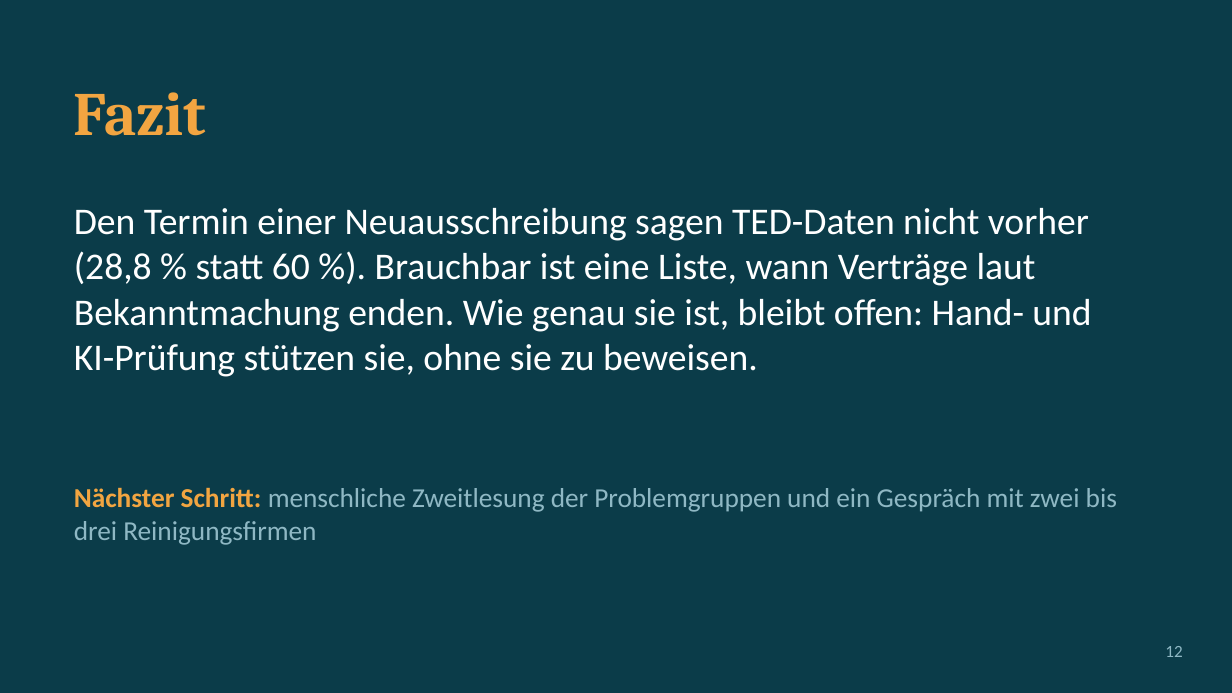
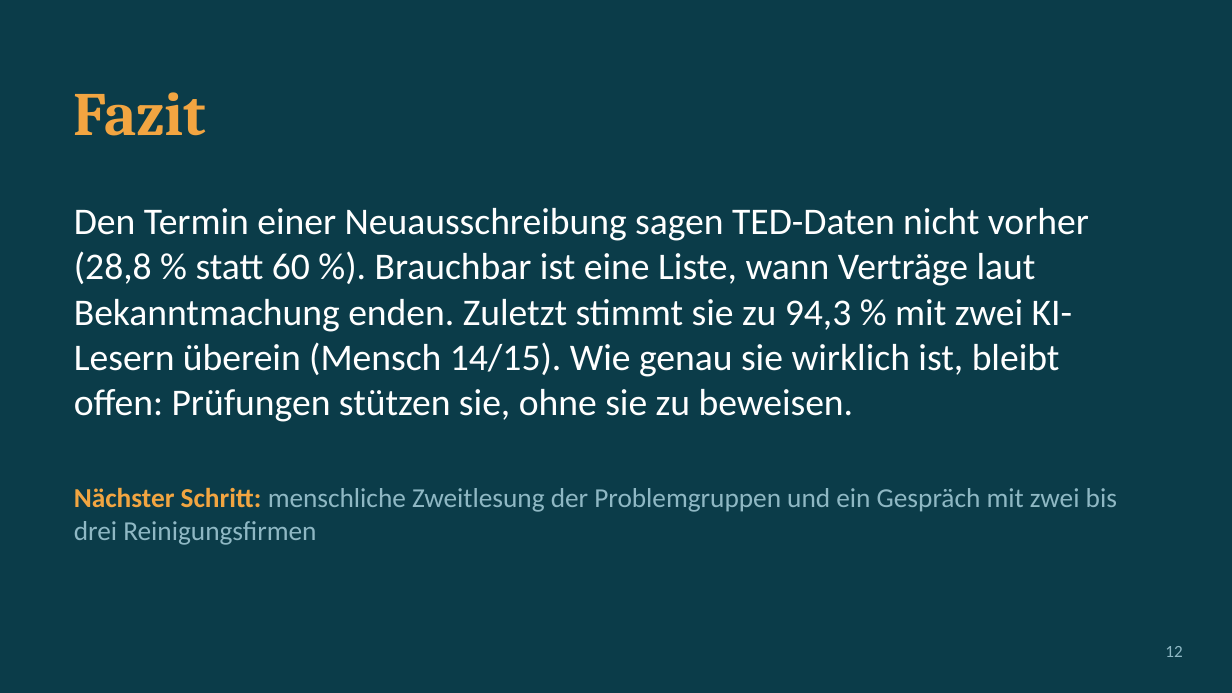
Before and after one commit to ludwigrichthammer9-web/vergabe_radar, a slide deck: slide 12 of docs/vortrag/vortrag_vergabe_radar.pptx. Drawn at 1232x693 pixels with LibreOffice and Linux fonts; fonts in the diff are those of the drawing. Boxes give left, top, right and bottom in pixels: in the first picture for what was removed or moved away, otherwise in the second. Text is boxed around its words. In the diff, an @@ line names an element or a change of style, - is before the commit and + after.

```diff
--- a/docs/vortrag/vortrag_vergabe_radar.pptx
+++ b/docs/vortrag/vortrag_vergabe_radar.pptx
@@ text at (74, 208, 1089, 422): text changed @@
-Den Termin einer Neuausschreibung sagen TED-Daten nicht vorher (28,8 % statt 60 %). Brauchbar ist eine Liste, wann Verträge laut Bekanntmachung enden. Wie genau sie ist, bleibt offen: Hand- und KI-Prüfung stützen sie, ohne sie zu beweisen.
+Den Termin einer Neuausschreibung sagen TED-Daten nicht vorher (28,8 % statt 60 %). Brauchbar ist eine Liste, wann Verträge laut Bekanntmachung enden. Zuletzt stimmt sie zu 94,3 % mit zwei KI-Lesern überein (Mensch 14/15). Wie genau sie wirklich ist, bleibt offen: Prüfungen stützen sie, ohne sie zu beweisen.
```
Also in this commit, not shown: 5 other slides changed, 14 other files.
